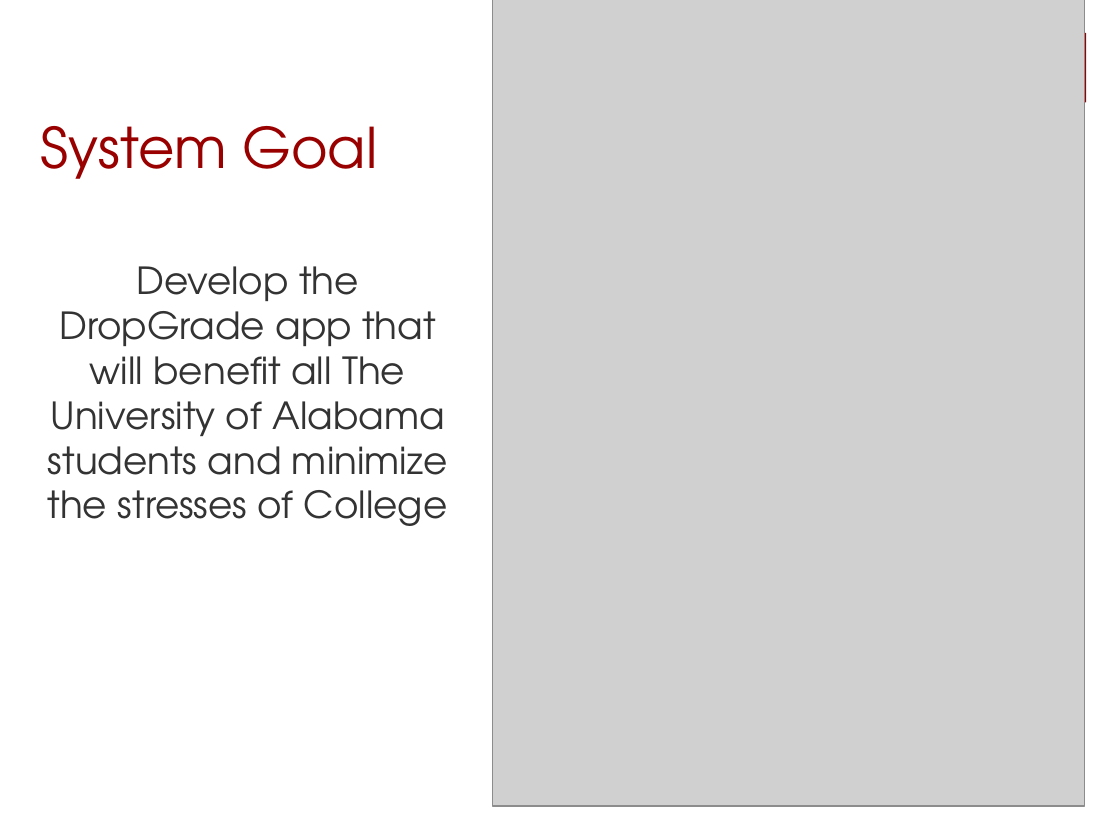
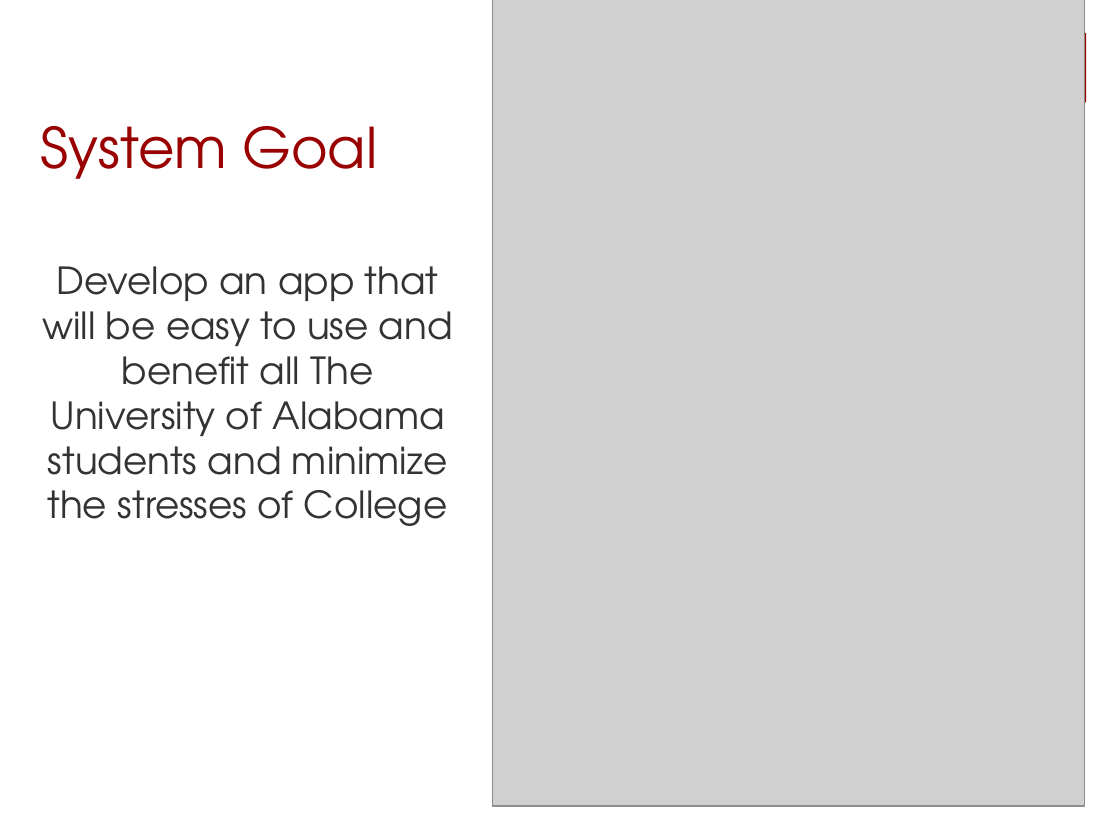
Before and after one commit to amdonham/DropGrade, a slide deck: slide 3 of Documents/SeniorDesignRequirementsP1.pptx. Drawn at 1120x840 pixels with LibreOffice and Linux fonts; fonts in the diff are those of the drawing; grey boxes stand for pictures. Boxes give left, top, right and bottom in pixels: in the first picture for what was removed or moved away, otherwise in the second. Text is boxed around its words. In the diff, an @@ line names an element or a change of style, - is before the commit and + after.

```diff
--- a/Documents/SeniorDesignRequirementsP1.pptx
+++ b/Documents/SeniorDesignRequirementsP1.pptx
@@ text at (42, 266, 453, 526): text changed @@
-Develop the DropGrade app that will benefit all The University of Alabama students and minimize the stresses of College
+Develop an app that will be easy to use and benefit all The University of Alabama students and minimize the stresses of College
```
Also in this commit, not shown: 1 other slide changed.
